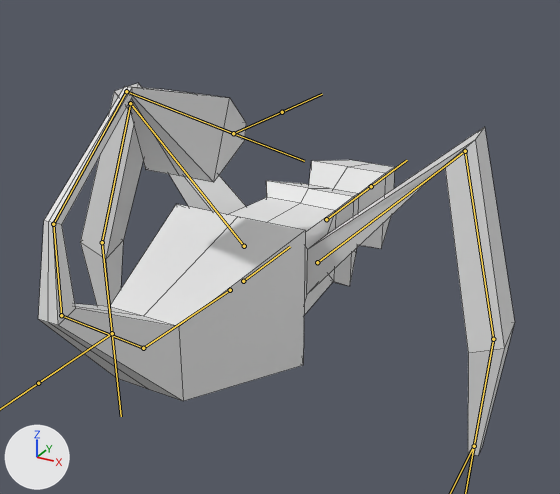
Two versions of the FBX model gmtk2024/assets/blender/Spider.fbx, one commit apart.
Rendered twice from a 50 mm camera at (10.0, -18.18, 13.72) aimed at (0.3, -0.54, 4.9). Lighting does not change. The marker at lower left points along +X, +Y and +Z. The bones that bend it are drawn over the model as lines. Mesh edges are drawn as thin lines.
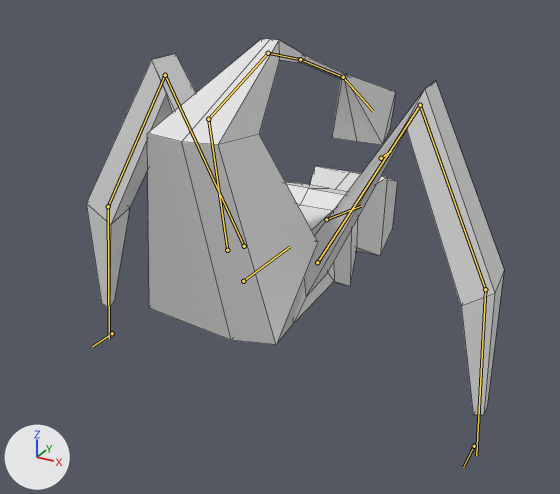
The newer file adds an action. The first version stands in its rest pose; the second is drawn at frame 26 of the action 'Armature|ATTACK'.

Where the change shows, as pixel boxes [x1, y1, x2, y2] in the pictures (560 x 494 px):
'Cube.003', posed (12% narrower): before [38, 83, 515, 455]; after [86, 39, 504, 415]
bone 'Leg.000.L', root to tip: before (317, 262) to (465, 151); after (317, 262) to (420, 105)
bone 'Leg.001.L', root to tip: before (465, 151) to (493, 339); after (420, 105) to (485, 289)
bone 'Leg.002.L', root to tip: before (493, 339) to (474, 446); after (485, 289) to (476, 455)
bone 'Head', root to tip: before (326, 219) to (371, 186); after (326, 219) to (361, 206)
bone 'Leg.000.R', root to tip: before (244, 246) to (130, 103); after (244, 246) to (165, 75)
bone 'Leg.001.R', root to tip: before (130, 103) to (102, 242); after (165, 75) to (108, 206)
bone 'Leg.002.R', root to tip: before (102, 242) to (112, 333); after (108, 206) to (109, 339)
bone 'Tail.000', root to tip: before (230, 290) to (143, 348); after (227, 250) to (208, 119)
bone 'Tail.001', root to tip: before (143, 348) to (61, 315); after (208, 119) to (268, 53)
bone 'Bone.002', root to tip: before (61, 315) to (53, 224); after (268, 53) to (300, 59)
bone 'Tail.003', root to tip: before (53, 224) to (126, 91); after (300, 59) to (343, 77)
bone 'Tail.004', root to tip: before (126, 91) to (233, 133); after (343, 77) to (373, 111)

Edits to the bpy script that builds the scene:
```text
Change bone_leg_000_l:
    where bone_leg_000_l = bpy.data.objects['Armature'].pose.bones['Leg.000.L']  # child of 'Root'
    bone_leg_000_l.rotation_quaternion: (1.0, 0.0, 0.0, 0.0) -> (0.99, -0.012, -0.003, 0.143)  # degrees (0, 0, 0) -> degrees (-1, 0, 16)
Change bone_leg_001_l:
    where bone_leg_001_l = bpy.data.objects['Armature'].pose.bones['Leg.001.L']  # child of 'Leg.000.L'
    bone_leg_001_l.rotation_quaternion: (1.0, 0.0, 0.0, 0.0) -> (0.999, 0.001, -0.001, -0.046)  # degrees (0, 0, 0) -> degrees (0, 0, -5)
Change bone_leg_002_l:
    where bone_leg_002_l = bpy.data.objects['Armature'].pose.bones['Leg.002.L']  # child of 'Leg.001.L'
    bone_leg_002_l.rotation_quaternion: (1.0, 0.0, 0.0, 0.0) -> (0.999, -0.004, 0.0, -0.044)  # degrees (0, 0, 0) -> degrees (0, 0, -5)
Change bone_head:
    where bone_head = bpy.data.objects['Armature'].pose.bones['Head']  # child of 'Root'
    bone_head.rotation_quaternion: (1.0, 0.0, 0.0, 0.0) -> (0.997, -0.073, -0.006, -0.015)  # degrees (0, 0, 0) -> degrees (-8, -1, -2)
Change bone_leg_000_r:
    where bone_leg_000_r = bpy.data.objects['Armature'].pose.bones['Leg.000.R']  # child of 'Root'
    bone_leg_000_r.rotation_quaternion: (1.0, 0.0, 0.0, 0.0) -> (0.99, -0.012, 0.003, -0.143)  # degrees (0, 0, 0) -> degrees (-1, 0, -16)
Change bone_leg_001_r:
    where bone_leg_001_r = bpy.data.objects['Armature'].pose.bones['Leg.001.R']  # child of 'Leg.000.R'
    bone_leg_001_r.rotation_quaternion: (1.0, 0.0, 0.0, 0.0) -> (0.999, -0.001, 0.001, 0.046)  # degrees (0, 0, 0) -> degrees (0, 0, 5)
Change bone_leg_002_r:
    where bone_leg_002_r = bpy.data.objects['Armature'].pose.bones['Leg.002.R']  # child of 'Leg.001.R'
    bone_leg_002_r.rotation_quaternion: (1.0, 0.0, 0.0, 0.0) -> (0.999, -0.004, 0.0, 0.044)  # degrees (0, 0, 0) -> degrees (0, 0, 5)
Change bone_tail_000:
    where bone_tail_000 = bpy.data.objects['Armature'].pose.bones['Tail.000']  # child of 'Root'
    bone_tail_000.location: (0.0, 0.0, 0.0) -> (-0.04, 0.05, -1.15)
    bone_tail_000.rotation_quaternion: (1.0, 0.0, 0.0, 0.0) -> (0.782, -0.624, -0.001, -0.002)  # degrees (0, 0, 0) -> degrees (-77, 0, 0)
Change bone_tail_001:
    where bone_tail_001 = bpy.data.objects['Armature'].pose.bones['Tail.001']  # child of 'Tail.000'
    bone_tail_001.rotation_quaternion: (1.0, 0.0, 0.0, 0.0) -> (0.935, -0.355, -0.001, -0.001)  # degrees (0, 0, 0) -> degrees (-42, 0, 0)
Change bone_bone_002:
    where bone_bone_002 = bpy.data.objects['Armature'].pose.bones['Bone.002']  # child of 'Tail.001'
    bone_bone_002.rotation_quaternion: (1.0, 0.0, 0.0, 0.0) -> (0.988, 0.154, -0.001, 0.0)  # degrees (0, 0, 0) -> degrees (18, 0, 0)
Change bone_tail_003:
    where bone_tail_003 = bpy.data.objects['Armature'].pose.bones['Tail.003']  # child of 'Bone.002'
    bone_tail_003.rotation_quaternion: (1.0, 0.0, 0.0, 0.0) -> (0.934, 0.358, 0.0, -0.001)  # degrees (0, 0, 0) -> degrees (42, 0, 0)
Change bone_tail_004:
    where bone_tail_004 = bpy.data.objects['Armature'].pose.bones['Tail.004']  # child of 'Tail.003'
    bone_tail_004.rotation_quaternion: (1.0, 0.0, 0.0, 0.0) -> (0.901, 0.434, 0.0, 0.0)  # degrees (0, 0, 0) -> degrees (51, 0, 0)
```
